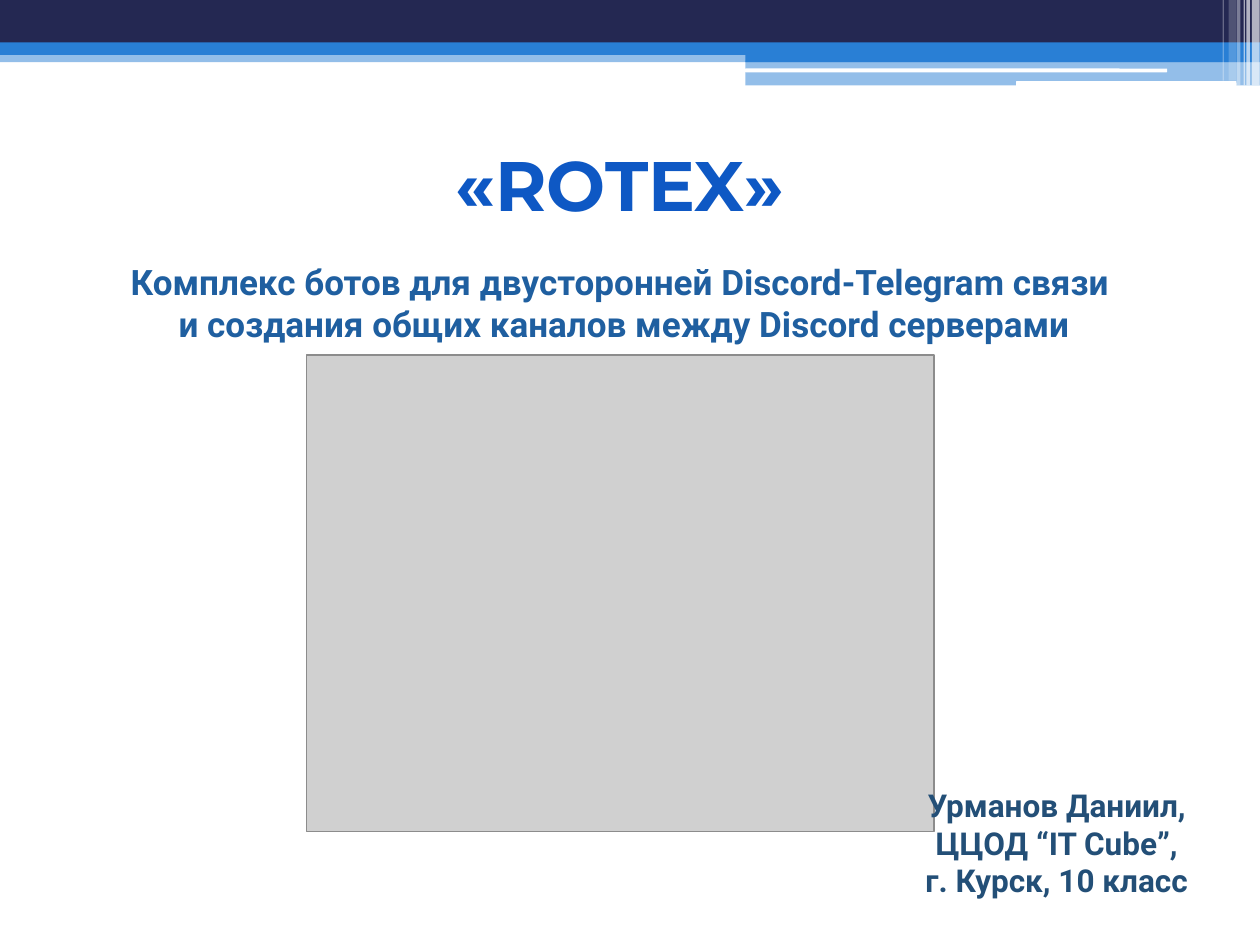
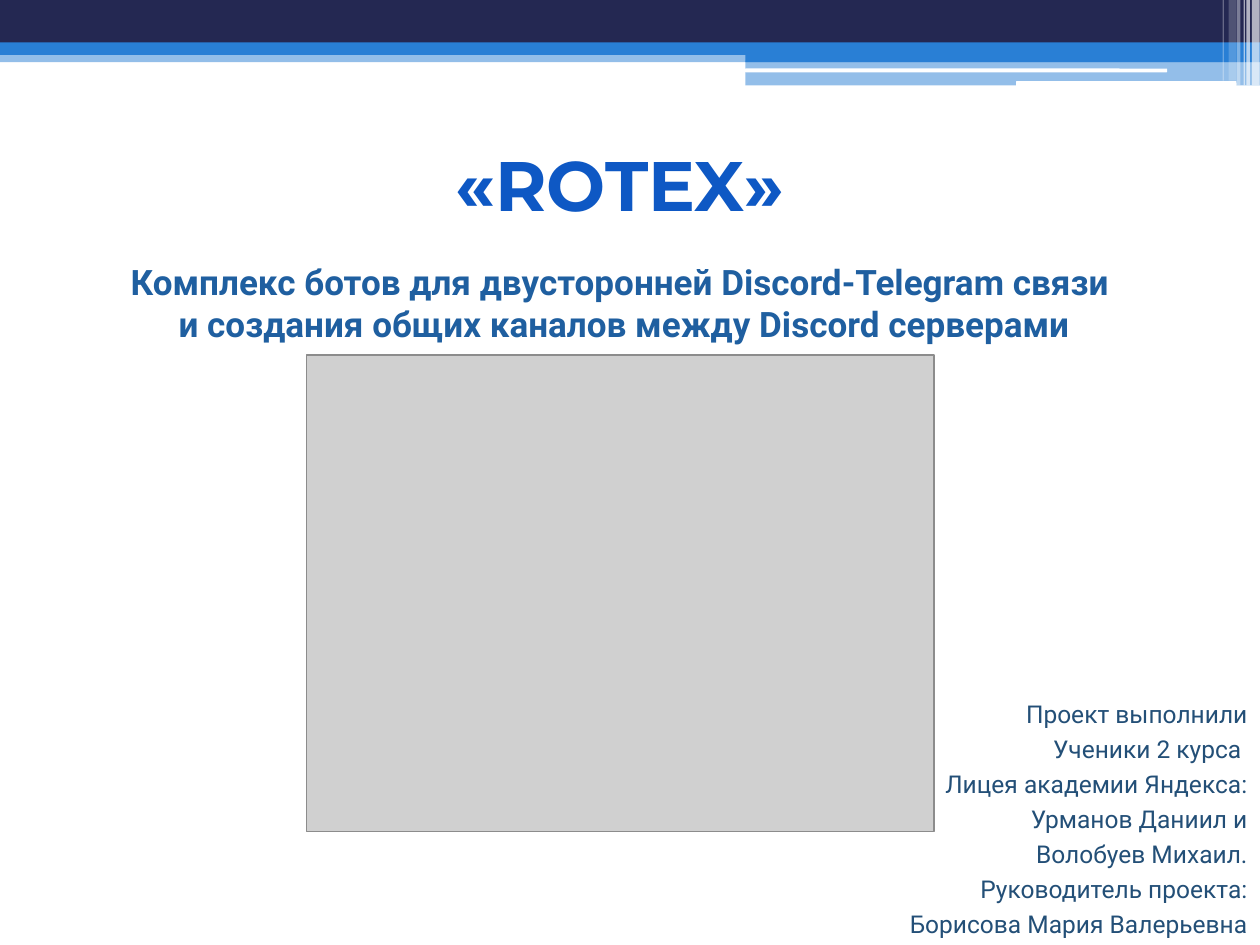
Before and after one commit to Ranger295/YandexLyceum, a slide deck: slide 1 of Комплекс ботов для двусторонней Discord-Telegram связи..pptx. Drawn at 1260x945 pixels with LibreOffice and Linux fonts; fonts in the diff are those of the drawing; grey boxes stand for pictures. Boxes give left, top, right and bottom in pixels: in the first picture for what was removed or moved away, otherwise in the second. Text is boxed around its words. In the diff, an @@ line names an element or a change of style, - is before the commit and + after.

```diff
--- a/Комплекс ботов для двусторонней Discord-Telegram связи..pptx
+++ b/Комплекс ботов для двусторонней Discord-Telegram связи..pptx
@@ text at (910,705,1247,938): text changed; size 18 to 14 pt; bold off @@
-Урманов Даниил,
-ЦЦОД “IT Cube”,
-г. Курск, 10 класс
+Проект выполнили
+Ученики 2 курса
+Лицея академии Яндекса:
+Урманов Даниил и
+Волобуев Михаил.
+Руководитель проекта:
+Борисова Мария Валерьевна
```
Also in this commit, not shown: 1 other file.
